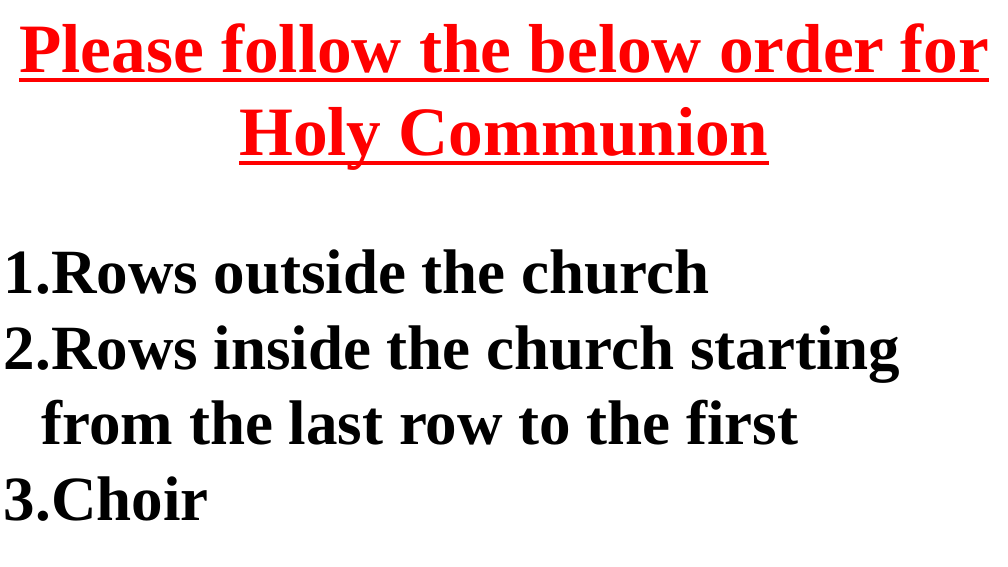
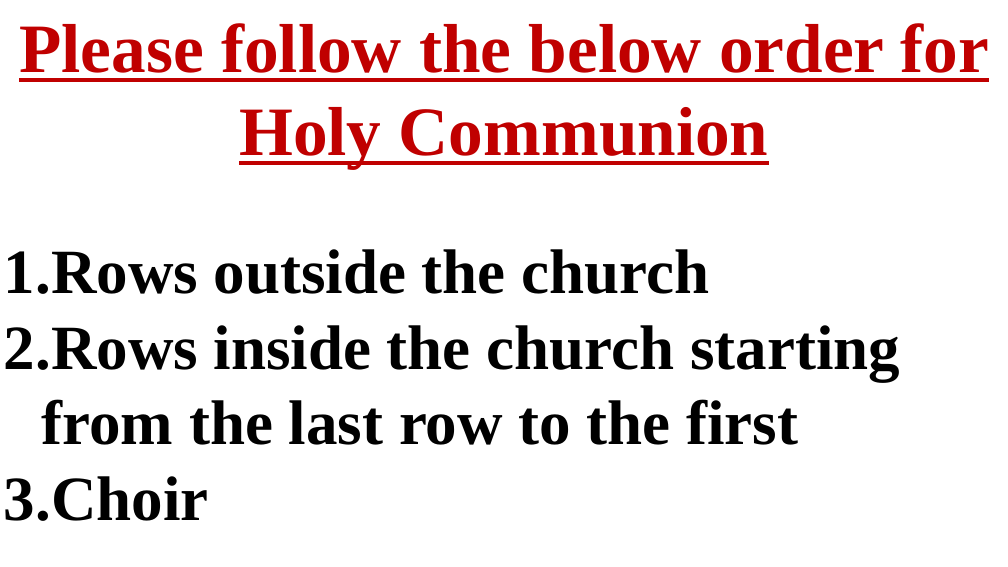
Before and after one commit to gijocode/Church_PPT_Utility, a slide deck: slide 71 of templates/malayalam_service_template.pptx. Drawn at 1008x567 pixels with LibreOffice and Linux fonts; fonts in the diff are those of the drawing. Boxes give left, top, right and bottom in pixels: in the first picture for what was removed or moved away, otherwise in the second. Text is boxed around its words. In the diff, an @@ line names an element or a change of style, - is before the commit and + after.

```diff
--- a/templates/malayalam_service_template.pptx
+++ b/templates/malayalam_service_template.pptx
@@ text "Please follow the below order ..." at [19, 23, 989, 169]: text colour #FF0000 to #C00000 @@
```
Also in this commit, not shown: 14 other slides changed, 1 other file.
